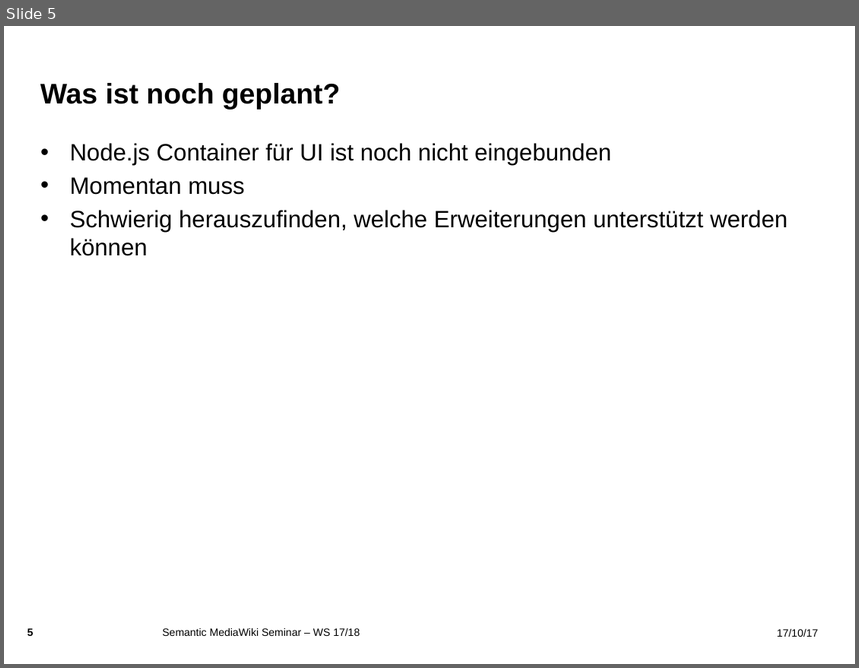
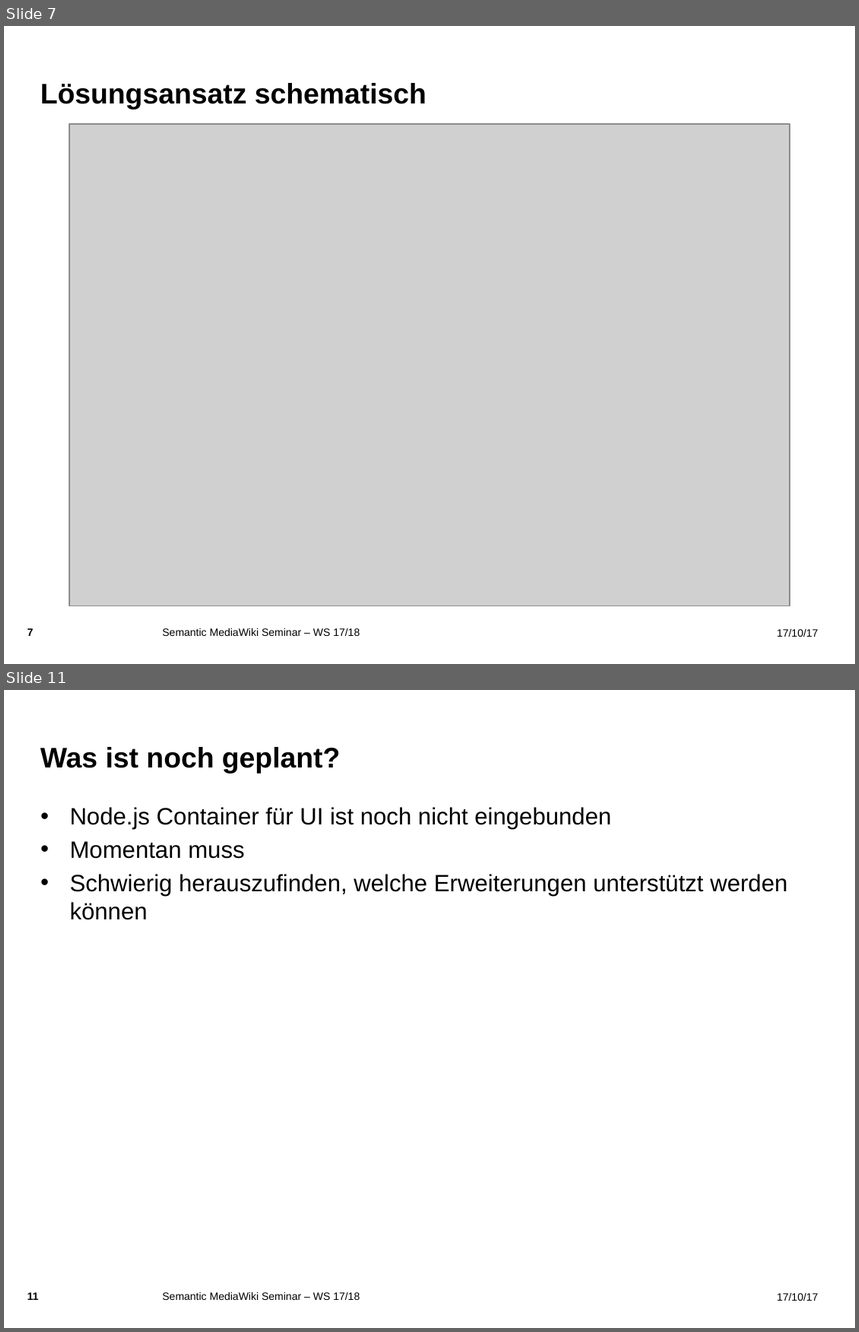
Before and after one commit to RaphaelManke/smw-docker, a slide deck: Zwischenpräsentation.pptx. Shown one above the other, each under a label of ours: slide 5 before the commit, slides 7 and 11 after it; the slides between them are not shown. The pictures are 859x668 and 859x1332 pixels, drawn with LibreOffice and Linux fonts; fonts in the diff are those of the drawing; grey boxes stand for pictures; background and template pictures are left out. Boxes give left, top, right and bottom in pixels: in the first picture for what was removed or moved away, otherwise in the second. Text is boxed around its words. In the diff, an @@ line names an element or a change of style, - is before the commit and + after.

```diff
--- a/Zwischenpräsentation.pptx
+++ b/Zwischenpräsentation.pptx
@@ slide 7 added at bbox=[4, 26, 855, 664], background picture (left out); not listed: 2 template elements that a slide beside it also shows @@
@@ title added at bbox=[40, 83, 427, 109], 24 pt, text #000000, bold @@
+Lösungsansatz schematisch
@@ picture added at bbox=[69, 124, 790, 606] @@
@@ text added at bbox=[162, 629, 360, 636], 9 pt, text #000000 @@
+Semantic MediaWiki Seminar – WS 17/18
@@ what was slide 5 is now slide 11 @@
@@ page number at bbox=[28, 1293, 39, 1300]: text changed @@
-5
+11
```
Also in this commit, not shown: 2 slides changed, 5 other slides added.
